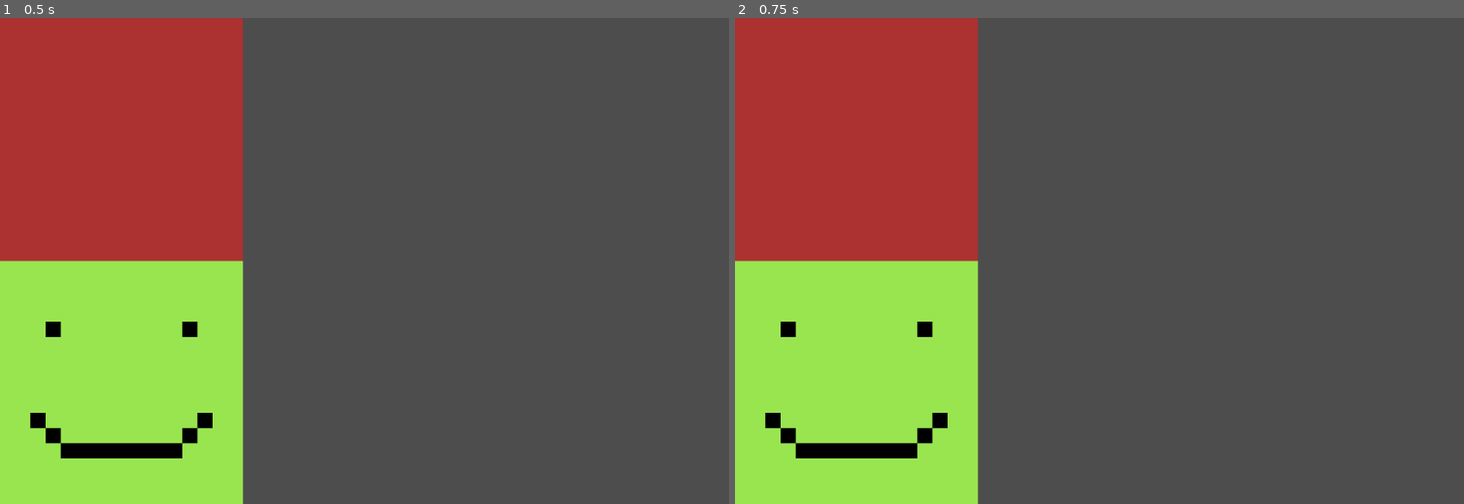
Above: before the commit, frames 1-2 (left to right).
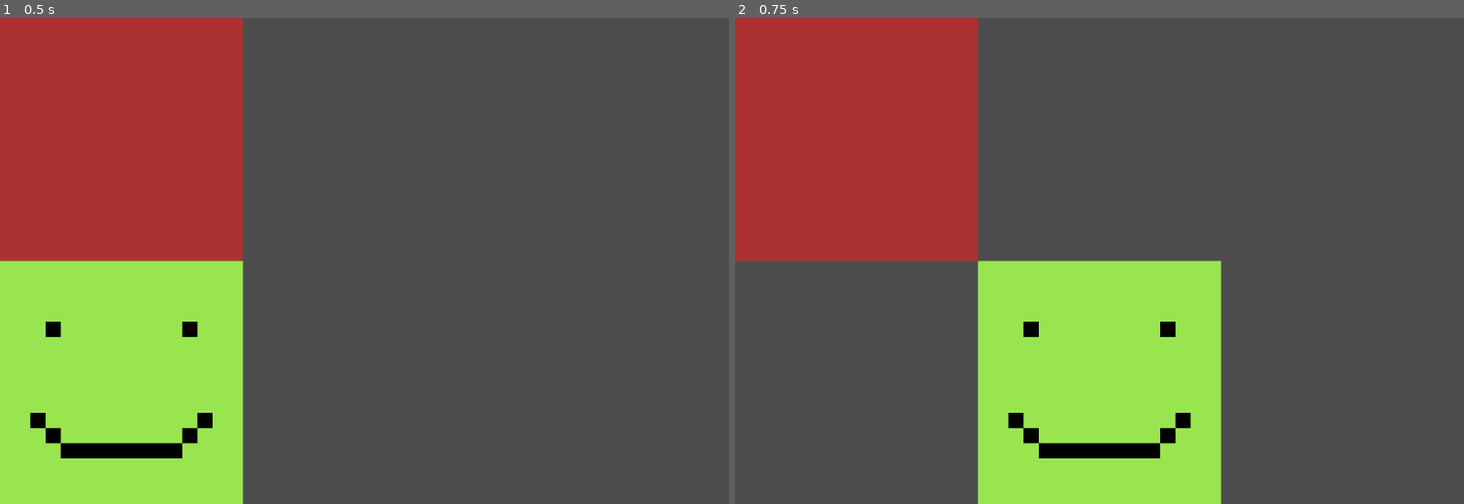
Above: after the commit, the same moments.

Repository: SturmEnte/simple-game-ai
Game: Godot game, scene res://main.tscn
The game is run twice, just before and just after one commit, with the same random seed, the same clock (stepped at 60 frames per second) and the same inputs.
Inputs:
- Up to frame 1 (0.5 s): no input
- Up to frame 2 (0.75 s): tap Enter at 0.5 s; hold Right (ui_right) from 0.53 s (still down)

Frame 1 is identical in both runs. In frame 2, 33% of the frame differs, in the area x 0-67%, y 49-100%.

Commit message:
Move player

Diff:
--- a/game/Player.gd
+++ b/game/Player.gd
@@ -1,8 +1,8 @@
 extends Sprite2D
 
 var pos1 = 160
-var pos2 = 160 * 2
-var pos3 = 160 * 3
+var pos2 = 160 * 3
+var pos3 = 160 * 5
 
 var pos = 1
 
@@ -33,4 +33,9 @@
 	update_position()
 
 func update_position():
-	pass
+	if(pos == 1):
+		position.x = pos1
+	elif(pos == 2):
+		position.x = pos2
+	elif(pos == 3):
+		position.x = pos3
